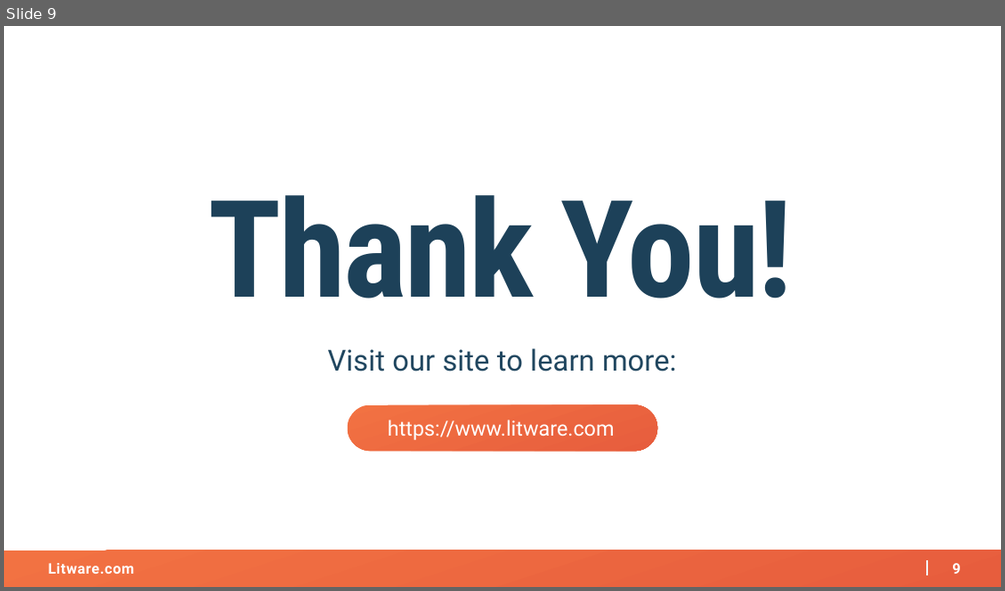
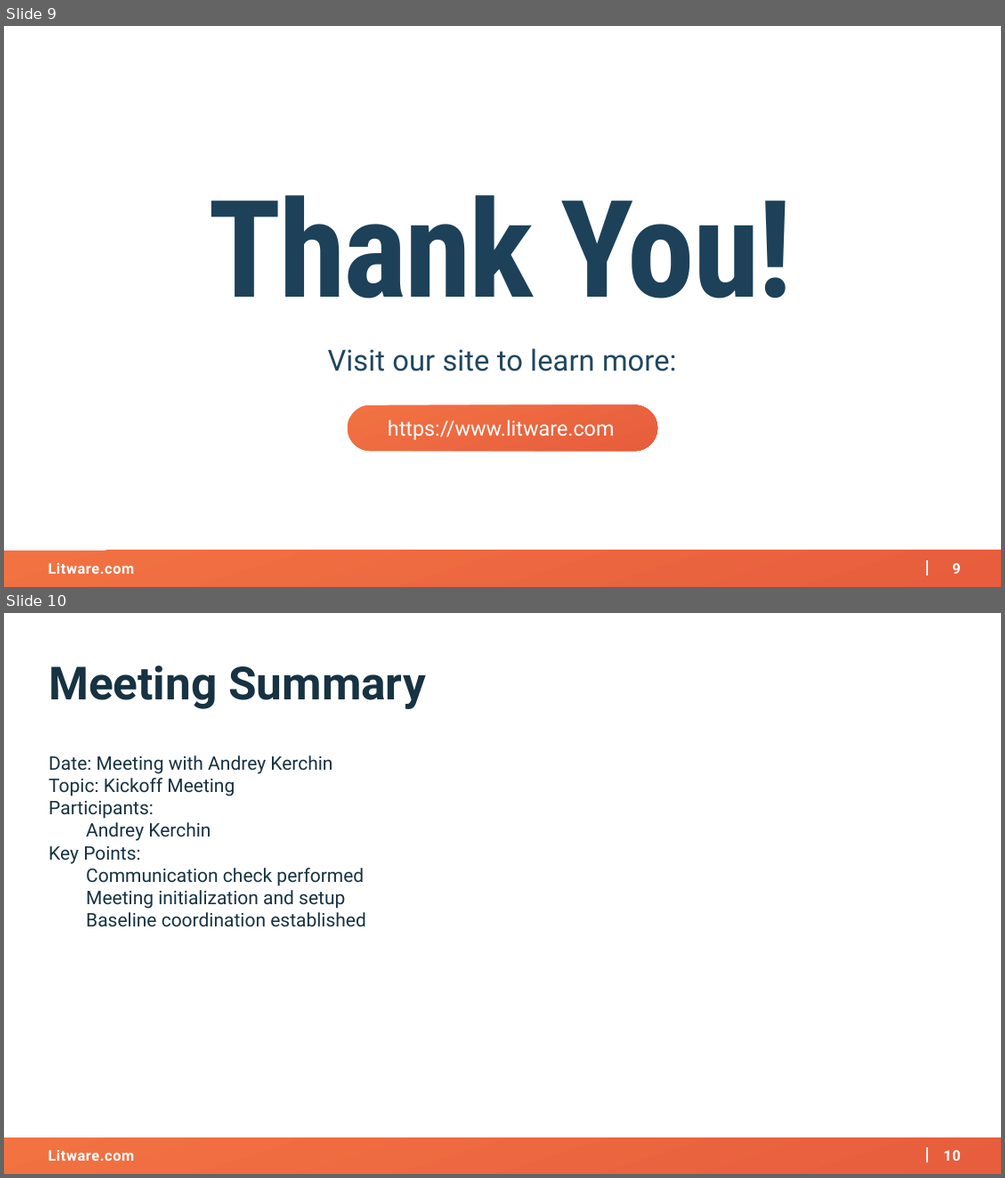
Before and after one commit to AKercha1/justtemporary, a slide deck: create-a-project-from-cost-opt-20260216205726/artifacts/kickoff-deck.pptx. Shown one above the other, each under a label of ours: slide 9 before the commit, slides 9 and 10 after it. The pictures are 1005x591 and 1005x1178 pixels, drawn with LibreOffice and Linux fonts; fonts in the diff are those of the drawing; background and template pictures are left out. Boxes give left, top, right and bottom in pixels: in the first picture for what was removed or moved away, otherwise in the second. Text is boxed around its words. In the diff, an @@ line names an element or a change of style, - is before the commit and + after.

```diff
--- a/create-a-project-from-cost-opt-20260216205726/artifacts/kickoff-deck.pptx
+++ b/create-a-project-from-cost-opt-20260216205726/artifacts/kickoff-deck.pptx
@@ slide 10 added at (4, 613, 1001, 1174), background #FFFFFF; not listed: 4 template elements that a slide beside it also shows @@
@@ rectangle added at (4, 613, 1001, 1137), fill #FFFFFF at 94% opacity @@
@@ text added at (48, 666, 426, 709), 44 pt, text #173242, bold @@
+Meeting Summary
@@ text added at (48, 755, 366, 927), 18 pt, text #173242 @@
+Date: Meeting with Andrey Kerchin
+Topic: Kickoff Meeting
+Participants:
+  Andrey Kerchin
+Key Points:
+  Communication check performed
+  Meeting initialization and setup
+  Baseline coordination established
```
Also in this commit, not shown: 1 other slide added.
